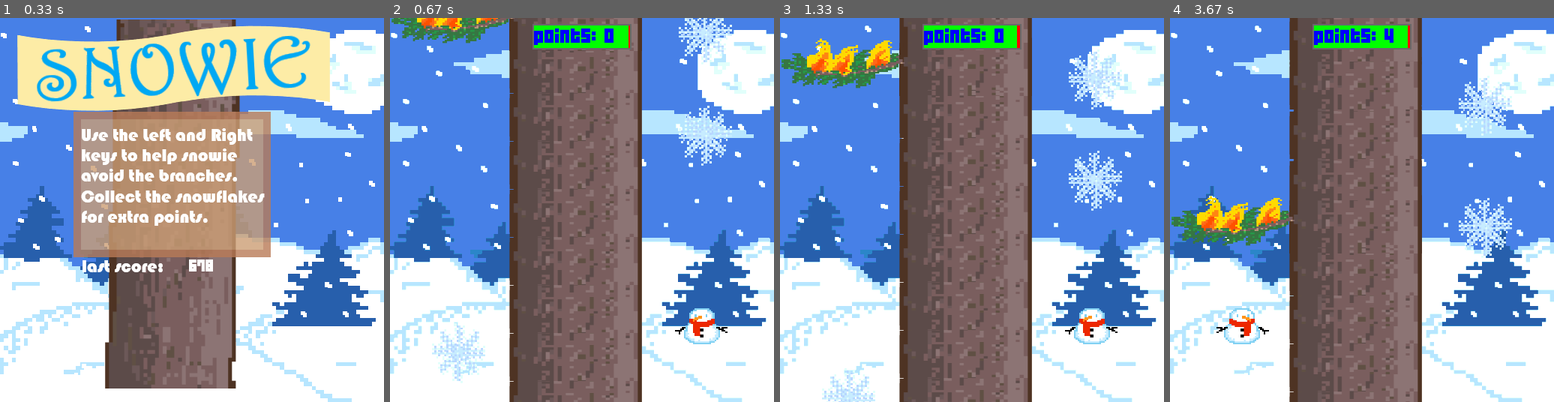
Above: before the commit, frames 1-4 (left to right).
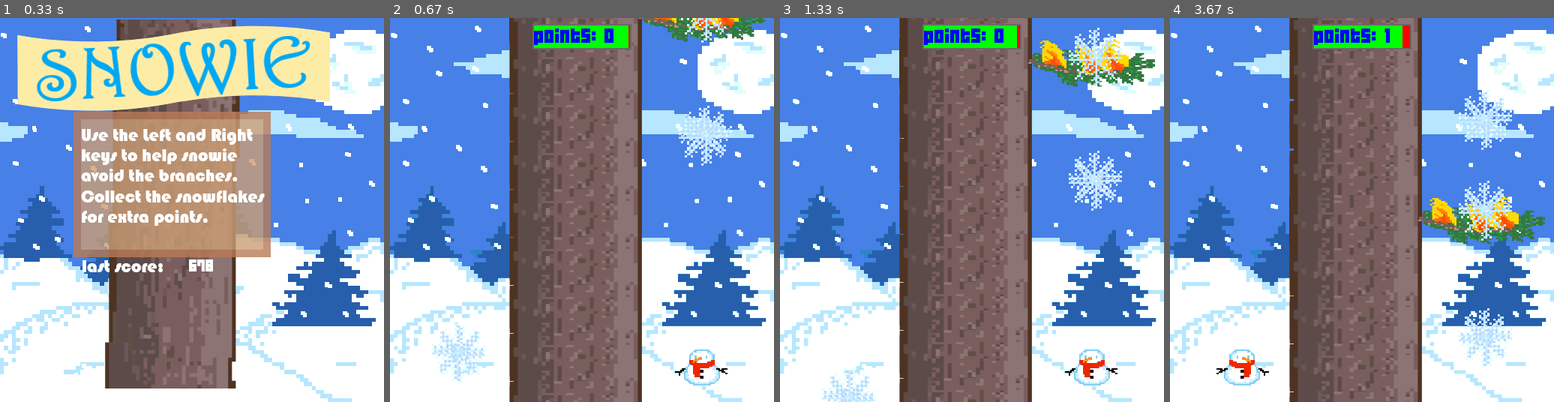
Above: after the commit, the same moments.

Repository: HeyItsBethany3/Game-Project
Game: pygame game, started from game.py
Same seed, same stepped clock (60 frames per second), same inputs: the game is played once before the commit and once after it.
Inputs:
- Up to frame 1 (0.33 s): no input
- Up to frame 2 (0.67 s): tap Enter at 0.33 s
- Up to frame 3 (1.33 s): no input
- Up to frame 4 (3.67 s): hold Left 1.67-2.2 s; hold Right 2.67-3.3 s; hold Left from 3.33 s (still down)

Frame 1 is identical in both runs. In frame 2, 3.8% of the frame differs, in the area x 0-98%, y 0-96%; in frame 3, 6.2%; in frame 4, 10%.

Commit message:
Added comments

Diff:
--- a/game.py
+++ b/game.py
@@ -5,6 +5,8 @@
 Get points and health by collecting snowflakes. Health runs out over time.
 Snowman dies if it hits the branches or melts (does not have enough health)
 """
+
+# --------------- Imports -------------------------------
 from PPlay.window import Window
 from PPlay.gameimage import GameImage
 from scorer import Scorer
@@ -13,7 +15,10 @@
 
 import pygame
 import os
-game_state = 2  # in menu
+
+# --------------- Global variables -------------------------------
+
+game_state = 2  # Game starts showing menu
 
 # Set display
 background = GameImage('sprite/scenario/scenarionew.png')
@@ -21,174 +26,177 @@
 game_over = GameImage('sprite/scenario/GameOver1.png')
 button = GameImage('sprite/scenario/button1.png', 0, -140)
 
-
 # Define screen variables
 sWidth = 512 # screen width
 sHeight = 512 # screen height
-
 window = Window(sWidth, sHeight)
 window.set_title('Snowman')
 
-score_manager = ScoreManager() # Stores high score
-scorer = Scorer(window) # Calculates score
+# Managing points and health
+score_manager = ScoreManager() # Stores high score and last score
+scorer = Scorer(window) # Calculates points and health
 record_checked = False
-
-# Define tree variables
-TreeWidth = 60
-TreeStartWidth = (sWidth-TreeWidth)//2 # left coordinate where tree starts
 
 # Define branch variables
 branchHeight = 64
+treeHeight = GameImage('sprite/branches/middle.png').get_height()
 
 # Define snowman variables
-snowmanDist = 140   # Distance from tree
-snowmanY = 2*sHeight//3 + 36  # Distance from screen top to top of snowman
-radFlake = 10 # Snowflake radius
-
-#flakeHeight = 150
-
-#play background music
+snowmanDist = 45   # Changes distance from tree
+snowmanY = sHeight - 80  # Distance from bottom of screen
+flakeDist = 50 # Flake distance from tree
+
+# Speed of branches and snowflakes
+startSpeed = 6
+maxSpeed = 10
+
+# Plays background music
 pygame.mixer.music.load('sound_effects/music.mp3')
 pygame.mixer.music.play(-1)
 
-#sound effect of gameover
+# Stores sound effect of gameover
 gameEnd = pygame.mixer.Sound("sound_effects/sound2.wav")
 
 
+# --------------- Additional classes -------------------------------
 
 class Branches:
 
-    changeY = 6 # How quickly branch moves down vertically
-    direction = "up"
-
+    global startSpeed
+    changeY = startSpeed # Speed at which branch moves down
+    direction = "up" #Determines whether speed increases or decreases over time
+
+    # Images for branches
     tree_types = ('sprite/branches/right.png',
                   'sprite/branches/left.png',
                   'sprite/branches/middle.png')
-    endOfScreen = False
+
+    endOfScreen = False # Records if branch has reached end of screen
 
     def __init__(self,y, pos):
-        self.y = y # height from top of screen
-        self.pos = pos # left or right of tree (or middle)
-        if pos == "left":
+        self.y = y # y-coordinate (distance from top of screen)
+        self.pos = pos
+        if pos == "left": # branch 'left' to tree
             self.type = 1
-        elif pos == "right":
+        elif pos == "right": # branch 'right' to tree
             self.type = 0
         else:
-            self.type = 2
-
+            self.type = 2 # no branch if position is 'middle'
+
+        # Assigns an image to each object
         self.texture = GameImage(self.tree_types[self.type])
         self.texture.set_position(0, self.y)
 
+    # Change position of object
     def set_position(self, x, y):
-        # Change position
         self.texture.set_position(x, y)
 
+    # Display branch
     def paint(self):
         self.set_position(0,self.y)
         self.texture.draw()
 
+    # Move branch
     def move(self, snowmanPos):
         global game_state
 
-
+        # Finds new y value (which defines top of branch)
         newY = self.y + self.changeY
 
+        # lower bound for branch y value (y coordinate for bottom of branch)
+        lowerBound = newY + branchHeight
+        upperBound = newY - branchHeight
+
+        # CHANGE
+        if  upperBound < snowmanY < lowerBound and snowmanPos == self.pos:
+            # New branch would be in snowmans space (snowman hits branch)
+                game_state = 0 # Game over
+                gameEnd.play() # Play sound effect
+
+        # Branch reaches end of screen so starts at top again
+        elif (newY > sHeight):
+            # Useful for objects of type 'middle' which create tree
+            self.y = -64
+            self.paint()
+            # Useful for other objects which are actual branches
+            self.endOfScreen = True
+        else:
+            # Branch moves down
+            self.y += self.changeY
+            self.paint()
+
+
+class Snowman:
+
+    # Images for snowman
+    sprites = (GameImage('sprite/snowman/snowmanLeft.png',  snowmanDist, snowmanY),
+               GameImage('sprite/snowman/snowmanRight.png', -snowmanDist, snowmanY),
+               GameImage('sprite/snowman/meltyLeft.png',    snowmanDist, snowmanY),
+               GameImage('sprite/snowman/meltyRight.png',   -snowmanDist, snowmanY))
+
+    def __init__(self, pos):
+        self.pos = pos # Snowman position is left or right of tree
+
+    # Draws snowman on correct side of tree
+    def paint(self):
+        if self.pos == "left":
+            self.sprites[0].draw()
+        else:
+            self.sprites[1].draw()
+
+
+class Snowflake:
+
+    flakeImage = ('sprite/scenario/flakeL.png', 'sprite/scenario/flakeR.png')
+
+    endOfScreen = False # Checks if snowflake is at end of screen
+
+    global startSpeed
+    changeY = startSpeed # Snowflake speed
+
+    def __init__(self, y, pos):
+        self.pos = pos # left or right
+        self.y = y # y coordinate
+
+        if pos == "left":
+            self.type = 0
+        else:
+            self.type = 1
+
+        # Retrieves snowflake image
+        self.texture = GameImage(self.flakeImage[self.type])
+        self.set_position()
+
+    # Changes position
+    def set_position(self):
+        if self.pos == "left":
+            self.texture.set_position(flakeDist, self.y)
+        else:
+            self.texture.set_position(-flakeDist, self.y)
+
+    # Displays snowflake
+    def paint(self):
+        self.set_position()
+        self.texture.draw()
+
+    # Moves snowflake
+    def move(self, snowmanPos):
+
+        # CHANGE THIS
+        newY = self.y + self.changeY
         # lower bound for branch y value
         lowerBound = newY + branchHeight
         upperBound = newY - branchHeight
 
-
-        if  upperBound < snowmanY < lowerBound  and snowmanPos == self.pos:
-            # New branch would be in snowmans space
-                game_state = 0 #game over
-                gameEnd.play()
-
-
-        elif (newY > sHeight):
-            # Branch starts at top of screen again
-            self.y = -50  # change to 64?
-            self.paint()
+        # New flake would be in snowmans space
+        if upperBound < snowmanY < lowerBound  and snowmanPos == self.pos:
+            # Gain points and health by catching snowflakes
+            scorer.snowflake_calc()
+            # This allows us to delete snowflake later
             self.endOfScreen = True
-        else:
-            # Branch moves down visually
-            self.y += self.changeY
-            self.paint()
-
-
-class Snowman:
-
-    sprites = (GameImage('sprite/snowman/snowmanLeft.png',  45, snowmanY),
-               GameImage('sprite/snowman/snowmanRight.png', -45, snowmanY),
-               GameImage('sprite/snowman/meltyLeft.png',    45, snowmanY),
-               GameImage('sprite/snowman/meltyRight.png',   -45, snowmanY))
-
-
-
-    # Snowman position is left or right of tree (always has same y coordinate)
-    def __init__(self, pos):
-        self.pos = pos # left or right
-
-
-    def paint(self):
-        # Draws snowman on correct side of tree
-
-        if self.pos == "left":
-            self.type = self.sprites[0]
-            self.sprites[0].draw()
-
-        else:
-            self.sprites[1].draw()
-
-
-class Snowflake:
-
-    flakeImage = ('sprite/scenario/flakeL.png', 'sprite/scenario/flakeR.png')
-
-    endOfScreen = False
-
-    changeY = 6
-
-    def __init__(self, y, pos):
-        self.pos = pos # left or right
-        self.y = y # y coordinates
-
-        if pos == "left":
-            self.type = 0
-        else:
-            self.type = 1
-
-        self.texture = GameImage(self.flakeImage[self.type])
-        self.set_position()
-
-    def set_position(self):
-        # Change position
-        if self.pos == "left":
-            self.texture.set_position(50, self.y)
-        else:
-            self.texture.set_position(-50, self.y)
-
-    def paint(self):
-
-        self.set_position()
-        self.texture.draw()
-
-
-    def move(self, snowmanPos):
-
-
-        newY = self.y + self.changeY
-        # lower bound for branch y value
-        lowerBound = newY + branchHeight # not sure why this works but it does
-        upperBound = newY - branchHeight
-        if upperBound < snowmanY < lowerBound  and snowmanPos == self.pos:
-            # New flake be in snowmans space
-            scorer.snowflake_calc() # gain points and health by catching snowflakes
-            self.endOfScreen = True
-
 
         elif (lowerBound > sHeight):
-            # snowflake starts at top of screen again
-
+            # Snowflake reaches end of screen
             self.endOfScreen = True
         else:
             # Snowflake moves down
@@ -196,10 +204,12 @@
             self.paint()
 
 
-
+# --------------- Functions -------------------------------
+
+# Displays all objects: background, snowman, tree, branches, snowflakes & score
 def paintEverything():
+
     background.draw()
-
     snowman.paint()
 
     for item in tree:
@@ -211,12 +221,10 @@
     for item in flakes:
         item.paint()
 
-
     scorer.draw()
-
     pygame.display.flip()
 
-
+# Move all objects: tree, branches and snowflakes
 def moveEverything():
 
     for item in tree:
@@ -225,111 +233,117 @@
     # Move branches
     for index, item in enumerate(branches):
         item.move(snowman.pos)
-        #If reaches end of screen, delete branch
+        # If branch reaches end of screen, delete it
         if item.endOfScreen:
             del branches[index]
-
 
     # Move snowflakes
     for index, item in enumerate(flakes):
         item.move(snowman.pos)
+        # If snowflake reaches end of screen (or is hit by snowman), delete it
         if item.endOfScreen:
             del flakes[index]
 
-
-    scorer.draw()
+    scorer.draw() # Update score
     pygame.display.flip()
 
 
-
+# Add more branches
 def add_branches():
 
-    side = randint(0,1)
-    gap = 200 # freezes if this is too high
+    side = randint(0,1) # Generates random side of tree (left or right)
+    gap = 200 # Minimum gap between branches
+    desiredNumOfBranches = 4
     count = 1
     while True:
+        # Finds a possible y coordinate to place the branch on
         newY = randint(-512, 0)
         okayPosition = True
+
+        # Checks if this would be too close to existing brances
         for item in branches:
-            if abs(newY-item.y) < gap:
+            if abs(newY-item.y) <= gap:
                 okayPosition = False
+
+        # If an appropriate y value is found, exit loop
         if okayPosition:
             yValue = newY
             break
+
         count +=1
+        # Exit loops if not possible (to avoid infinite loop)
         if count == 20:
             yValue = False
             break
 
-    if len(branches) < 4 and yValue != False:
-        if side == 0: # left branch
+    # Add branch object to list of branches (if there are not enough branches)
+    if len(branches) < desiredNumOfBranches and yValue != False:
+        if side == 0: # Create left branch
                 branches.append(Branches(yValue, "left"))
-        else:
+        else: # Create right branch
                 branches.append(Branches(yValue, "right"))
 
 
-
+# Add more snowflakes
 def add_flakes():
 
-    side = randint(0,1)
-    gap = 100
+    side = randint(0,1) # Generates random side
+    gap = 100 # Minumum gap between snowflakes
+    desiredNumOfFlakes = 6
     count = 1
     while True:
-        newY = randint(-512, 0)
+        newY = randint(-512, 0) # Finds possible y coordinate for snowflake
         okayPosition = True
+
+        # Checks if newY is too close to existing branches and snowflakes
         for item in branches:
-            if abs(newY-item.y) < gap:
+            if abs(newY-item.y) <= gap:
                 okayPosition = False
         for item in flakes:
-            if abs(newY-item.y) < gap:
+            if abs(newY-item.y) <= gap:
                 okayPosition = False
+
+        # If an appropriate y value is found, exit loop
         if okayPosition:
             yValue = newY
             break
+
         count += 1
+        # Exit loops if not possible (to avoid infinite loop)
         if count == 20:
             yValue = False
             break
 
-    if len(flakes) < 4 and yValue != False:
+    # Add snowflake (if desired)
+    if len(flakes) < desiredNumOfFlakes and yValue != False:
         if side == 0: # left branch
                 flakes.append(Snowflake(yValue, "left"))
         else:
                 flakes.append(Snowflake(yValue, "right"))
 
 
-# Main code
+# --------------- Main code -------------------------------
+
 
 # Initialise pygame and draw screen
 pygame.mixer.pre_init(44100,16,2,4096)
 pygame.init()
 screen = pygame.display.set_mode((sWidth, sHeight))
 
-# Specify colours
-flakeColour = pygame.Color("blue")
-
+
+# Initialise snowman
 snowman = Snowman("right")
 
-# Create initial branches
+# List to store branches
 branches = []
 
-
-
-
-# Create snowflakes
+# Create initial snowflakes
 flakes = []
 flakes.append(Snowflake(50, "right"))
 flakes.append(Snowflake(340, "left"))
 
-
-# Make default tree
-treeHeight = GameImage('sprite/branches/middle.png').get_height()
-treeWidth = GameImage('sprite/branches/middle.png').get_width()
-# treeWidth is 512, treeHeight is 64
-
 # Create tree (default background)
 tree = []
-
 for i in range(sHeight*2):
     if (i+1)%treeHeight==0:
         tree.append(Branches(i+1-(2*treeHeight), "middle"))
@@ -339,20 +353,21 @@
 # Sets the speed of program
 clock = pygame.time.Clock()
 clock.tick(40)
-counter = 1 # time counter
+counter = 1 # Time counter
 
 while True:
 
+    # Can close game at any time
     e = pygame.event.poll()
     if e.type == pygame.QUIT:
-        # Can close game at any time
         break
 
 
     elif game_state == 1:
         # Game in progress
-        pygame.mixer.music.unpause()#keep gb music playing
-
+        pygame.mixer.music.unpause() # Keep background music playing
+
+        # Pressing left and right changes snowman position
         if pygame.key.get_pressed()[pygame.K_LEFT]:
             snowman.pos = "left"
 
@@ -363,42 +378,42 @@
         add_branches()
         add_flakes()
 
-        # Update background
+        # Update background and graphics
         paintEverything()
+        # Lose health over time
         scorer.update()
 
-        # Branches and snowflakes move faster over time
-        startSpeed = 6
-        maxSpeed = 10
-        if counter%300 == 0: # change to 400
+        # Branches and snowflakes move at different speeds over time
+        speedChange = 300
+        if counter%speedChange == 0:
             if Branches.changeY == maxSpeed:
+                # When maxSpeed speed is reached, game starts slowing down
                 Branches.diretion = "down"
             elif Branches.changeY == startSpeed:
+                # At startSpeed, game speeds up again
                 Branches.direction = "up"
 
             if Branches.direction == "up":
-                # game speeds up
+                # Game speeds up
                 Branches.changeY += 1
                 Snowflake.changeY += 1
             else:
-                # game slows down
+                # Game slows down
                 Branches.changeY -= 1
                 Snowflake.changeY -= 1
 
         # Move branches and snowflakes
         moveEverything()
 
+        # Gain points over time
         if counter%50 == 0:
-            # Gain points over time
             scorer.add_points()
-        #
-        # if counter % 10 == 0:
-            # Lose health over time
-            #scorer.update()
-
+
+        # If snowie is no longer alive, game ends
         if not scorer.snowie_alive():
             game_state = 0 # Game over
-            gameEnd.play() #plays sound effect
+            gameEnd.play() # Plays sound effect
+
         counter += 1
 
         # Shows any changes made
@@ -407,76 +422,79 @@
 
     elif game_state == 2:
         # Menu screen
+
         background.draw()
-        if counter < 600:
+        if counter < 400:
+            # Initially display instructions for some time
             menu_bg.draw()
             window.draw_text(str(score_manager.get_records()), 512 - 260, 320, color=(255,255,255), font_file='font.TTF', size=20)
         else:
+            # Then show 'press enter to play' button
             button.draw()
         pygame.display.flip()
-
-
         counter += 1
+
+        # If enter is pressed, game starts
         if pygame.key.get_pressed()[pygame.K_RETURN]:
-            # Enter to start game
             game_state = 1
-            counter = 1 # time starts now
+            counter = 1 # Time resets
 
             # Initial graphics
             paintEverything()
 
-# Game over
+
     elif game_state == 0:
+        # Game over
+
         #stops bg music
         #pygame.mixer.music.stop()
         pygame.mixer.music.pause()
+
         # Calculate high score
         if not record_checked:
             if scorer.get_points() > score_manager.get_records():
                 score_manager.set_new_record(scorer.get_points())
             record_checked = True
 
+        # Display game over screen
         background.draw()
         game_over.draw()
 
+        # Draw melted snowman
         if snowman.pos== "left":
                 Snowman.sprites[2].draw()
-
         else:
                 Snowman.sprites[3].draw()
 
-        # Show high scores on game over screen
+        # Show score and overall high score
         window.draw_text(str(score_manager.get_records()), 260, 205, color=(20, 200, 50), font_file='font.TTF',
-                         size=30)#highest records
+                         size=30) # High scoree
         window.draw_text(str(scorer.get_points()), 260, 240, color=(20, 200, 50), font_file='font.TTF',
-                         size=30)#last score
-
-
-
+                         size=30) # Last score
+
+        # Press enter to start gane again
         if pygame.key.get_pressed()[pygame.K_RETURN]:
-            #start game again
             game_state = 1
-            counter = 1 # time starts now
+            counter = 1 # Time resets
+
             #pygame.mixer.music.play(-1)
             #pygame.mixer.music.load('sound_effects/music.mp3')
             #pygame.mixer.music.play(-1)
+
             # Re-initialise objects
             snowman = Snowman("right")
-
             branches = []
-
-            # Create snowflakes
             flakes = []
 
             # Reset speed
-            Branches.changeY = 6 # 6
-            Snowflake.changeY = 6
+            Branches.changeY = startSpeed
+            Snowflake.changeY = startSpeed
             Branches.direction = "up"
 
-
-
+            # Display graphics
             paintEverything()
 
+            # Reset score and health
             scorer = Scorer(window)
             record_checked = False
 
@@ -484,7 +502,6 @@
         pygame.display.flip()
 
 
-#print(window.curr_time)
 
 pygame.quit()  # Stops program
 os._exit(0)  # Stops program for mac OS users
--- a/highscoremanager.py
+++ b/highscoremanager.py
@@ -1,20 +1,19 @@
 class ScoreManager:
+
     def __init__(self):
         open('records.txt', 'a')   # Opens file for appending
         with open('records.txt', 'r+') as f:
             try:
                 self.record = int(f.read())
-                # .read() extracts all characters in file as string
-            except: # Do we need type of error?
+                # Extracts all characters in file as a string
+            except:
                 self.record = 0
 
+    # Finds previous high score
     def get_records(self):
         return self.record
 
     def set_new_record(self, score):
-        with open('records.txt', 'w') as f: # write to file
-            f.write(str(score))
+        with open('records.txt', 'w') as f:
+            f.write(str(score)) # Adds score to file
         self.record = score
-
-    # Do you ever have to close the file?
-    # Replaces what's in file
--- a/scorer.py
+++ b/scorer.py
@@ -6,32 +6,36 @@
 
     def __init__(self, window):
         self.window = window
-        self.health = 100
-        self.points = 0
-        self.life_loss_rate = 2
+        self.health = 100 # health
+        self.points = 0 # points
+        self.life_loss_rate = 2 # rate at which health falls
 
+    # Increases points
     def add_points(self):
         self.points += 1
 
-
+    # When a snowflake is collected, points and health increase
     def snowflake_calc(self):
         self.points += 3
-        self.health += 5
+        self.health += 8 # 5
         self.life_loss_rate += 0.5 ** self.life_loss_rate
 
+        # Health cannot be greater than 100
         if self.health > 100:
             self.health = 100
 
+    # Health decreases (and at a faster rate) over time
     def update(self):
         self.health -= self.life_loss_rate * self.window.delta_time()
 
+    # Snowie dies if health is zero
     def snowie_alive(self):
         return self.health > 0
 
     def get_points(self):
         return self.points
 
-    # shows health bar
+    # Shows health bar and number of points
     def draw(self):
         pygame.draw.rect(self.window.get_screen(), (105, 105, 105), (512 / 2 - 66, 8, 132, 34), 0)  # 2px gray border
         pygame.draw.rect(self.window.get_screen(), (255, 0, 0), (512 / 2 - 64, 10, 128, 30), 0)  # Red bar
